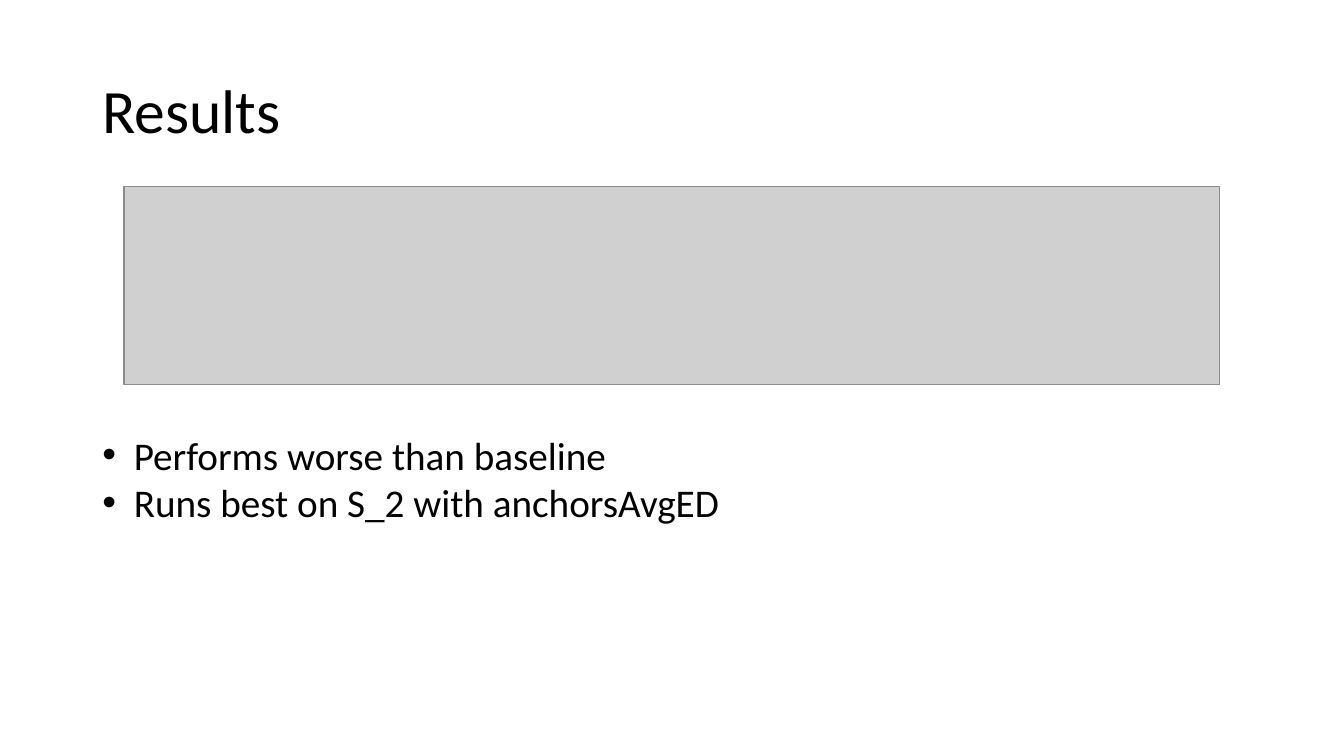
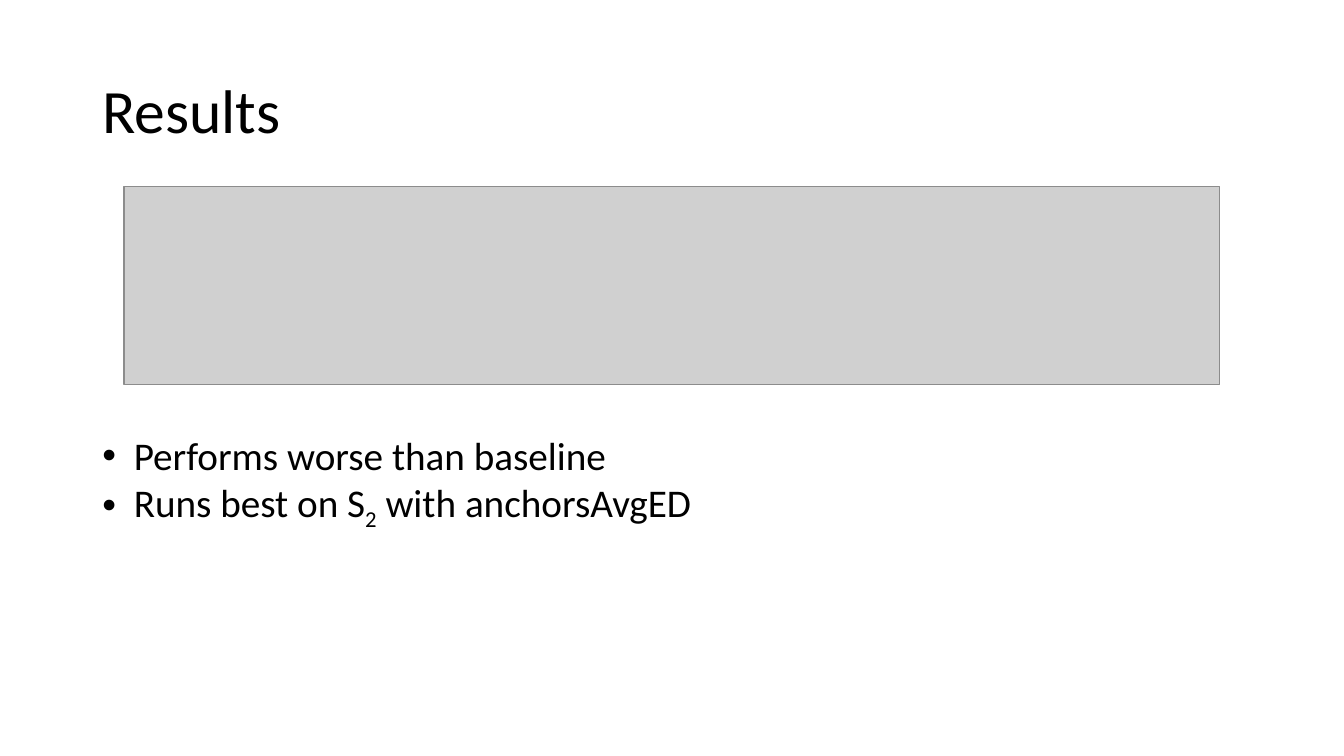
Before and after one commit to spurra/query-annotator-stub, a slide deck: slide 5 of Presentation.ppt. Drawn at 1344x756 pixels with LibreOffice and Linux fonts; fonts in the diff are those of the drawing; grey boxes stand for pictures. Boxes give left, top, right and bottom in pixels: in the first picture for what was removed or moved away, otherwise in the second. Text is boxed around its words. In the diff, an @@ line names an element or a change of style, - is before the commit and + after.

```diff
--- a/Presentation.ppt
+++ b/Presentation.ppt
@@ text at <box>134,489,691,524</box>: text changed @@
-• Runs best on S_2 with anchorsAvgED
+• Runs best on S2 with anchorsAvgED
```
Also in this commit, not shown: 3 other slides changed.
